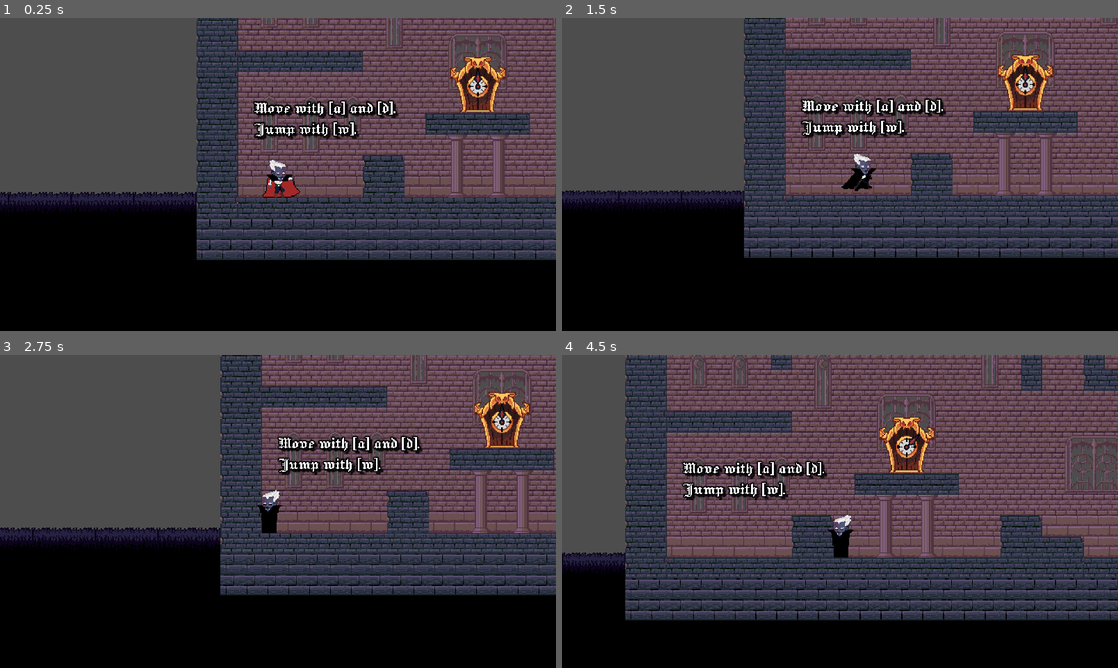
Above: before the commit, frames 1-4 (two rows, left to right).
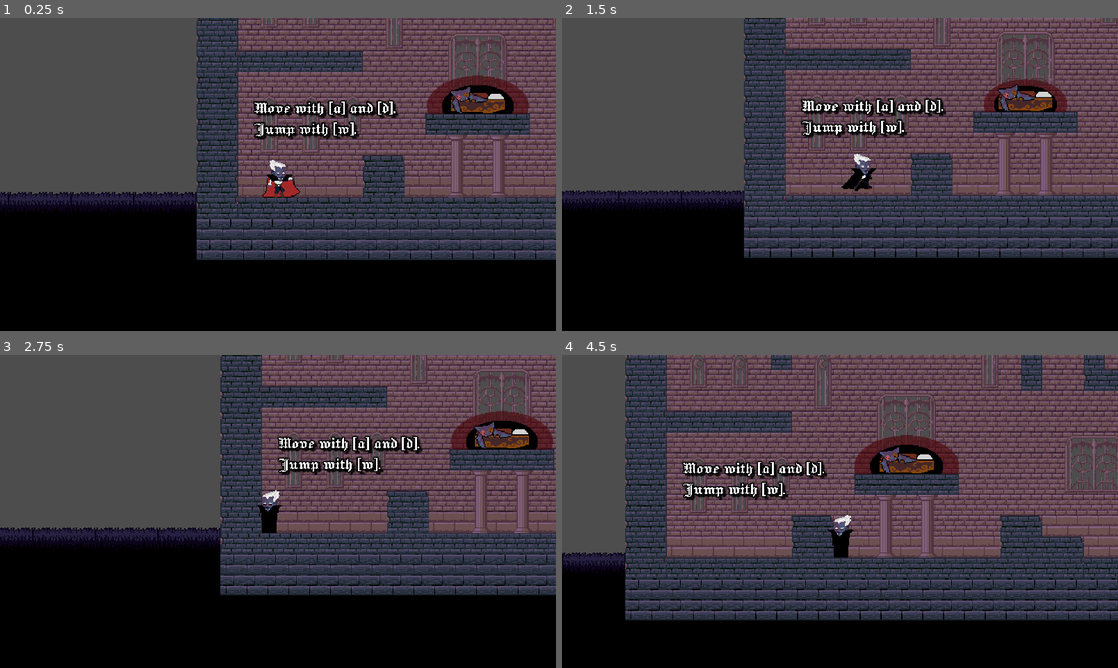
Above: after the commit, the same moments.

Repository: Agecaf/gmtk26-jamgame
Game: Godot game, scene res://test/agecaf/test_level/agecaf_test_level_2.tscn
Same seed, same stepped clock (60 frames per second), same inputs: the game is played once before the commit and once after it. This scene is started directly instead of the project's main scene.
Inputs:
- Up to frame 1 (0.25 s): no input
- Up to frame 2 (1.5 s): tap Enter (ui_accept) at 0.5 s; hold S (crouch) 0.53-1.28 s; hold D (right) from 0.53 s (still down); tap W (jump) at 0.77 s; tap Backspace at 1.35 s
- Up to frame 3 (2.75 s): tap W (jump) at 1.52 s; release D (right) at 2.03 s; hold A (left) from 2.03 s (still down); tap Delete at 2.1 s
- Up to frame 4 (4.5 s): release A (left) at 2.78 s; hold D (right) 2.78-4.28 s; tap Keypad Enter at 2.85 s; tap W (jump) at 3.02, 3.77 s; tap Space at 3.6 s; tap P (pause) at 4.15 s; hold A (left) from 4.28 s (still down); tap S (crouch) at 4.35 s

The runs differ from the first frame. In frame 1, 2.2% of the frame differs, in the area x 76-96%, y 12-31%; in frame 2, 1.8%; in frame 3, 2.2%; in frame 4, 2.2%, in the area x 52-72%, y 19-38%.

Commit message:
Coffin ends the level.

Diff:
--- a/game/other_objects/coffin/back_effect.gd
+++ /dev/null
@@ -1,15 +0,0 @@
-extends Sprite2D
-
-@onready var back_effect: Sprite2D = %BackEffect
-
-
-var t = 0.0
-
-func _process(delta: float) -> void:
-
-	# Update graphics
-	t += delta
-	var lambda = 0.5 * sin(t * PI) + 0.5
-	var gradient: Gradient = (back_effect.texture as GradientTexture2D).gradient
-	gradient.set_offset(1, lerpf(0.3, 0.35, lambda))
-	gradient.set_offset(2, lerpf(0.4, 0.5, lambda))
--- /dev/null
+++ b/game/other_objects/coffin/coffin.gd
@@ -0,0 +1,46 @@
+extends Node2D
+
+@onready var back_effect: Sprite2D = %BackEffect
+
+
+var t = 0.0
+var player_grabbed: bool = false
+var grab_width: float = 40
+var grab_height: float = 40
+var position_offset: Vector2 = Vector2(0.0, -24)
+
+
+func _process(delta: float) -> void:
+
+	# Update graphics
+	t += delta
+	var lambda = 0.5 * sin(t * PI) + 0.5
+	var gradient: Gradient = (back_effect.texture as GradientTexture2D).gradient
+	gradient.set_offset(1, lerpf(0.3, 0.35, lambda))
+	gradient.set_offset(2, lerpf(0.4, 0.5, lambda))
+
+	# Check for player grab
+	if not player_grabbed:
+		if (
+			abs(Game.player.position.x - position.x) < grab_width and
+			position.y - Game.player.position.y < grab_height and
+			Game.player.position.y < position.y
+
+		):
+			grab_player()
+
+	# Move player towards coffin
+	if player_grabbed:
+		Game.player.position = lerp(
+			position + position_offset,
+			Game.player.position,
+			exp(- delta * 4.0))
+
+
+# Grab the player, end the game
+func grab_player() -> void:
+	print("Grabbing player!")
+	player_grabbed = true
+	Game.countdown.stop()
+	if Game.menu != null:
+		Game.menu.go_to(&"PostLevelMenu")
--- a/game/other_objects/coffin/coffin.tscn
+++ b/game/other_objects/coffin/coffin.tscn
@@ -1,6 +1,6 @@
 [gd_scene format=3 uid="uid://7wfmqoyayvkh"]
 
-[ext_resource type="Script" uid="uid://bos0do8h7syl3" path="res://game/other_objects/coffin/back_effect.gd" id="1_p2ykh"]
+[ext_resource type="Script" uid="uid://bos0do8h7syl3" path="res://game/other_objects/coffin/coffin.gd" id="1_p2ykh"]
 [ext_resource type="Texture2D" uid="uid://dguohm24rct" path="res://assets/art/objects/coffin_placeholder_2.png" id="1_uqowv"]
 
 [sub_resource type="CanvasItemMaterial" id="CanvasItemMaterial_2nw5p"]
--- a/menu/black_frame.gd
+++ b/menu/black_frame.gd
@@ -16,8 +16,16 @@
 func _ready_deferred():
 	Game.menu.menu_changed.connect(check_menu)
 
+# Timer for delay
+var delay = 0.0
+
 # Check if we should be visible or not
 func check_menu() -> void:
+	# Check delay
+	if Game.menu.next_menu_name == &"PostLevelMenu": delay = 2.0
+	else: delay = 0.0
+
+	# Check target position
 	if Game.menu.current_menu != null:
 		if Game.menu.current_menu.name in menus_with_black_frame:
 			target_alpha = 1.0
@@ -26,4 +34,6 @@
 
 # Fade in and out
 func _process(delta: float) -> void:
-	modulate = lerp(Color(1.0, 1.0, 1.0, target_alpha), modulate, exp(-delta * fade_speed))
+	if delay > 0: delay -= delta
+	else:
+		modulate = lerp(Color(1.0, 1.0, 1.0, target_alpha), modulate, exp(-delta * fade_speed))
--- a/menu/game_menu/game_menu.gd
+++ b/menu/game_menu/game_menu.gd
@@ -14,7 +14,7 @@
 	if Game.menu.previous_menu_name in [&"PreLevelMenu", &"PostLevelMenu"]:
 		Game.container.load_level()
 		Game.audio.game_music.play()
-		Game.countdown.start(60)
+		Game.countdown.start(10)
 
 
 	# Unpause
--- a/scripts/screen_shader.gd
+++ b/scripts/screen_shader.gd
@@ -1,4 +1,5 @@
 extends Node2D
 
 func _process(_delta: float) -> void:
-	(material as ShaderMaterial).set_shader_parameter(&"time_left", Game.countdown.time_left)
+	if not Game.countdown.is_stopped():
+		(material as ShaderMaterial).set_shader_parameter(&"time_left", Game.countdown.time_left)
--- a/test/agecaf/test_level/agecaf_test_level_2.tscn
+++ b/test/agecaf/test_level/agecaf_test_level_2.tscn
@@ -48,7 +48,7 @@
 in {time} seconds!"
 
 [node name="ClockDoor" parent="." unique_id=97055137 instance=ExtResource("9_ekd6w")]
-position = Vector2(324, 382)
+position = Vector2(142, 191)
 long_or_short = true
 
 [node name="ClockDoor2" parent="." unique_id=1947932871 instance=ExtResource("9_ekd6w")]
@@ -64,4 +64,4 @@
 script = ExtResource("5_ekd6w")
 
 [node name="Coffin" parent="." unique_id=773797175 instance=ExtResource("10_4735x")]
-position = Vector2(121, 193)
+position = Vector2(324, 384)
Renamed: game/other_objects/coffin/back_effect.gd.uid -> game/other_objects/coffin/coffin.gd.uid
Not shown: 1 places in game/other_objects/coffin/coffin.tscn that only renumber resources
